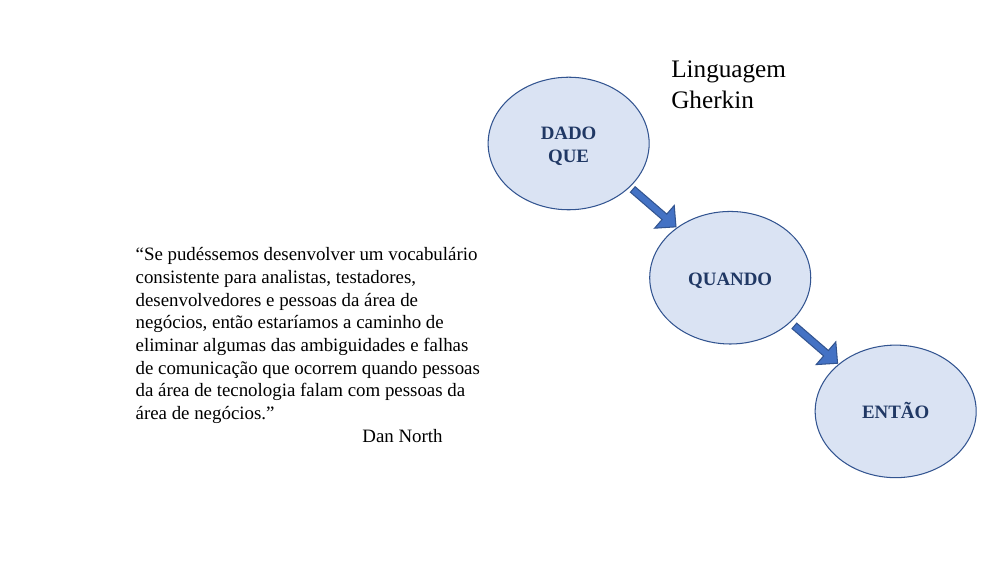
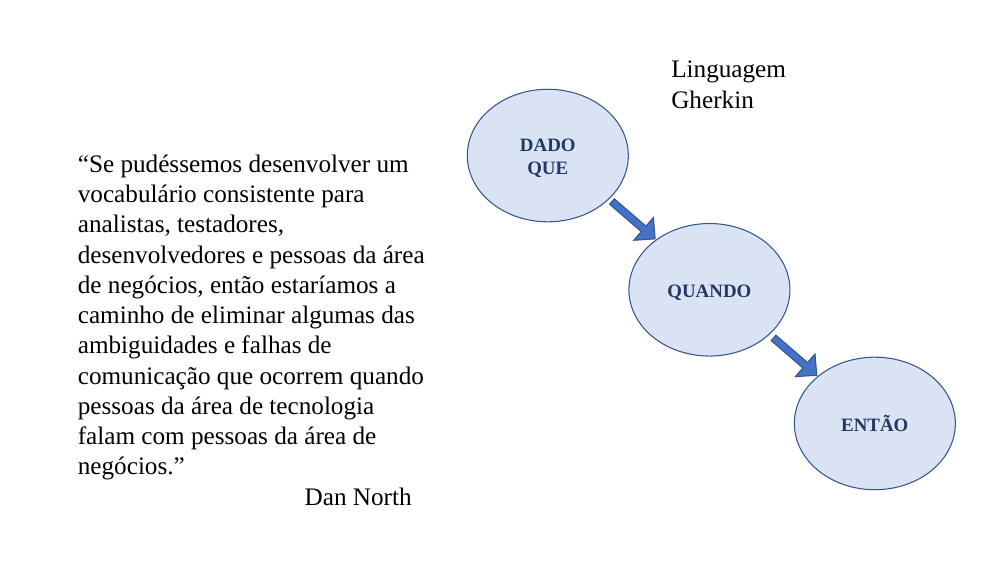
Before and after one commit to feevars/fatec4SEM, a slide deck: slide 5 of 2SEM/IES100 - Engenharia de Software I/BDD - Behavior Driven Development/apresentacao-oficial_BDD.pptx. Drawn at 1008x567 pixels with LibreOffice and Linux fonts; fonts in the diff are those of the drawing. Boxes give left, top, right and bottom in pixels: in the first picture for what was removed or moved away, otherwise in the second. Text is boxed around its words. In the diff, an @@ line names an element or a change of style, - is before the commit and + after.

```diff
--- a/2SEM/IES100 - Engenharia de Software I/BDD - Behavior Driven Development/apresentacao-oficial_BDD.pptx
+++ b/2SEM/IES100 - Engenharia de Software I/BDD - Behavior Driven Development/apresentacao-oficial_BDD.pptx
@@ text "“Se pudéssemos desenvolver um vocabulário ...": place and size @@
-text "“Se pudéssemos desenvolver um vocabulário ..." at (136,247,480,443)
+text "“Se pudéssemos desenvolver um vocabulário ..." at (78,154,425,506)
@@ text "“Se pudéssemos desenvolver um vocabulário ..." at (78,154,425,506): size 18 to 24 pt @@
@@ 3 ellipses, 2 right arrows: place and size @@
-3 ellipses, 2 right arrows at (488,77,976,478)
+3 ellipses, 2 right arrows at (467,89,956,489)
```
Also in this commit, not shown: 4 other slides changed, 1 slide removed.
